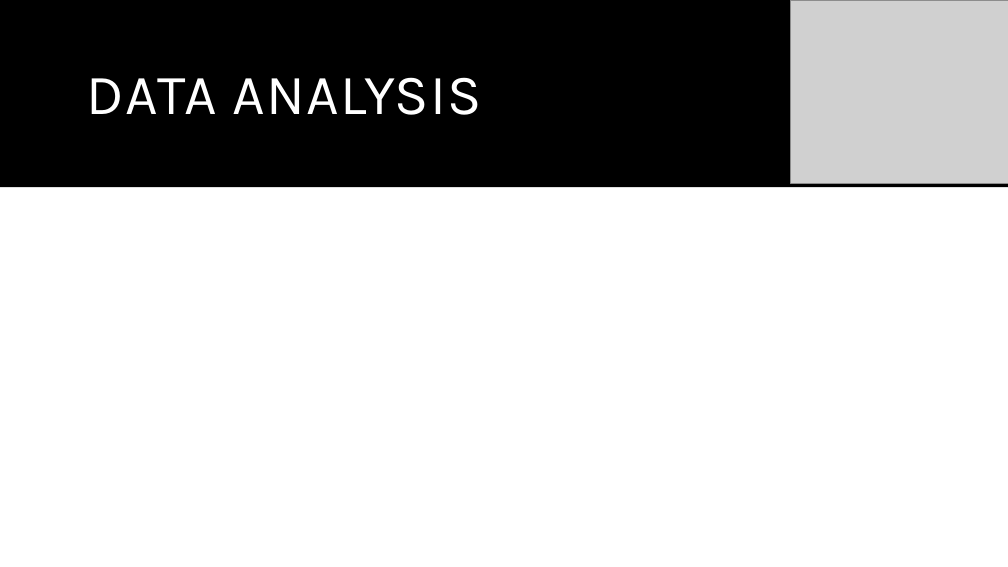
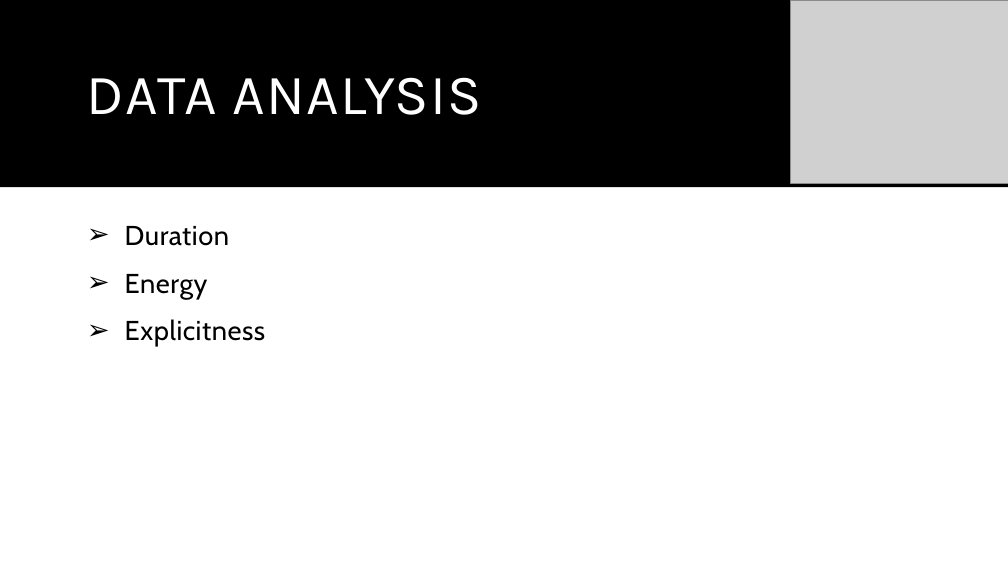
Before and after one commit to shchee5/TurnUptheData, a slide deck: slide 7 of Turn Up The Data.pptx. Drawn at 1008x567 pixels with LibreOffice and Linux fonts; fonts in the diff are those of the drawing; grey boxes stand for pictures. Boxes give left, top, right and bottom in pixels: in the first picture for what was removed or moved away, otherwise in the second. Text is boxed around its words. In the diff, an @@ line names an element or a change of style, - is before the commit and + after.

Commit message:
added initial analysis and base dataframe

```diff
--- a/Turn Up The Data.pptx
+++ b/Turn Up The Data.pptx
@@ text added at (125, 226, 265, 347), 26 pt, text #000000 @@
+➢ Duration
+➢ Energy
+➢ Explicitness
```
Also in this commit, not shown: 2 other slides changed.
